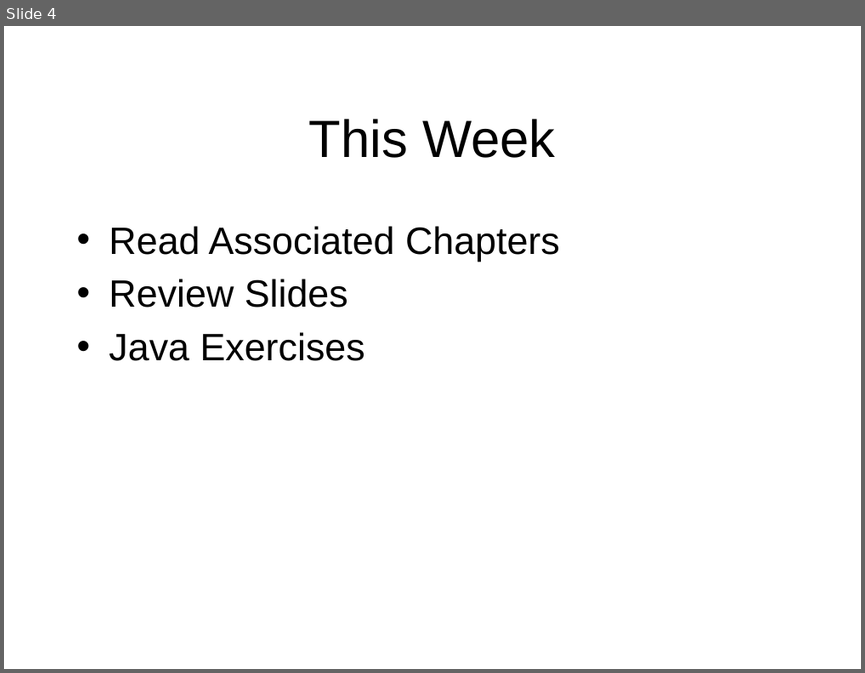
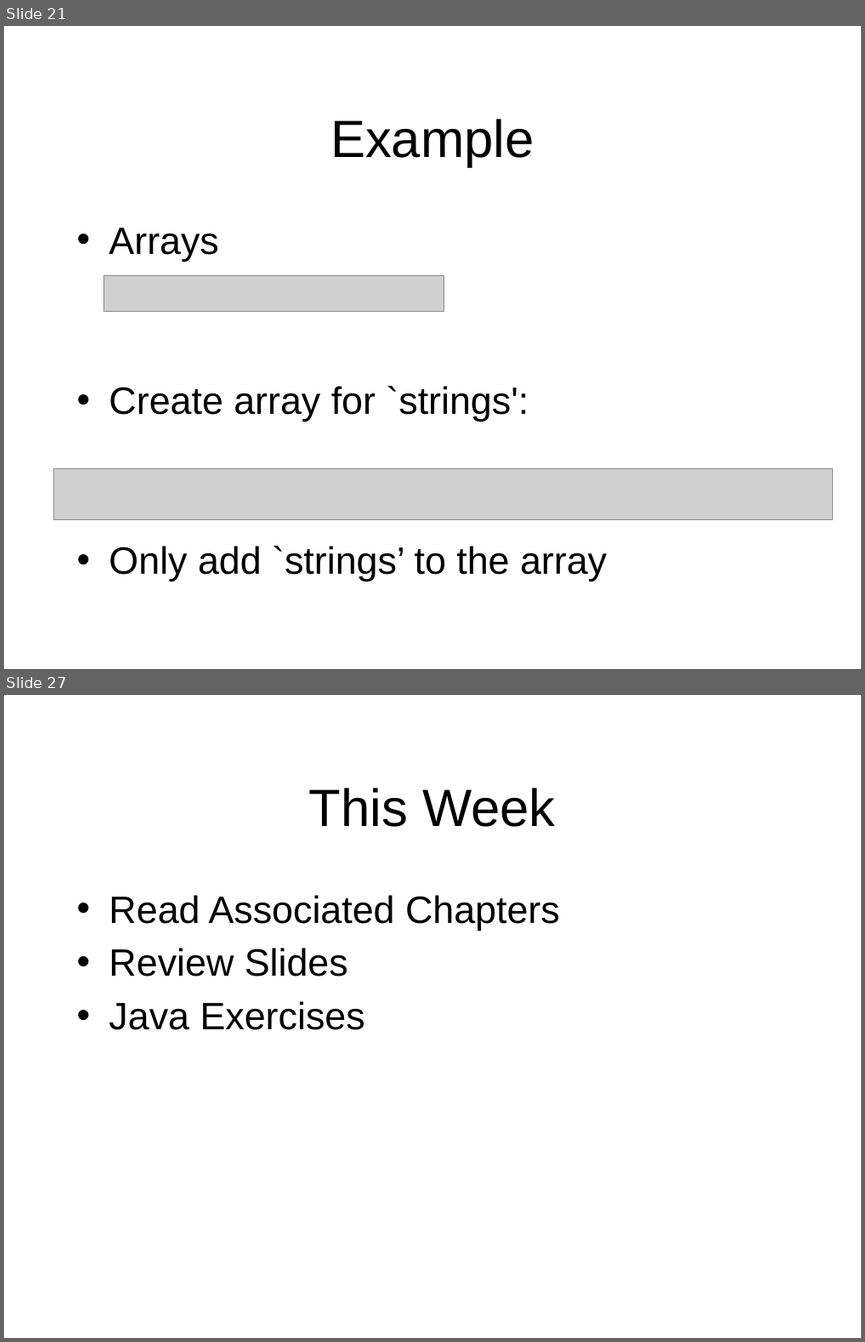
Before and after one commit to octaviordz/zjnu2017.github.io, a slide deck: OOP/lectures/110--Generic.and.Collections.pptx. Shown one above the other, each under a label of ours: slide 4 before the commit, slides 21 and 27 after it; the slides between them are not shown. The pictures are 865x673 and 865x1342 pixels, drawn with LibreOffice and Linux fonts; fonts in the diff are those of the drawing; grey boxes stand for pictures. Boxes give left, top, right and bottom in pixels: in the first picture for what was removed or moved away, otherwise in the second. Text is boxed around its words. In the diff, an @@ line names an element or a change of style, - is before the commit and + after.

```diff
--- a/OOP/lectures/110--Generic.and.Collections.pptx
+++ b/OOP/lectures/110--Generic.and.Collections.pptx
@@ slide 21 added at <box>4,26,861,669</box>, background #FFFFFF @@
@@ title added at <box>330,119,534,167</box>, 44 pt, text #000000 @@
+Example
@@ text added at <box>109,227,607,581</box>, 32 pt, text #000000 @@
+• Arrays
+• Create array for `strings':
+• Only add `strings’ to the array
@@ picture added at <box>104,276,444,312</box> @@
@@ picture added at <box>53,469,832,520</box> @@
@@ what was slide 4 is now slide 27 @@
```
Also in this commit, not shown: 3 slides changed, 23 other slides added, 1 slide removed, 11 other files.
